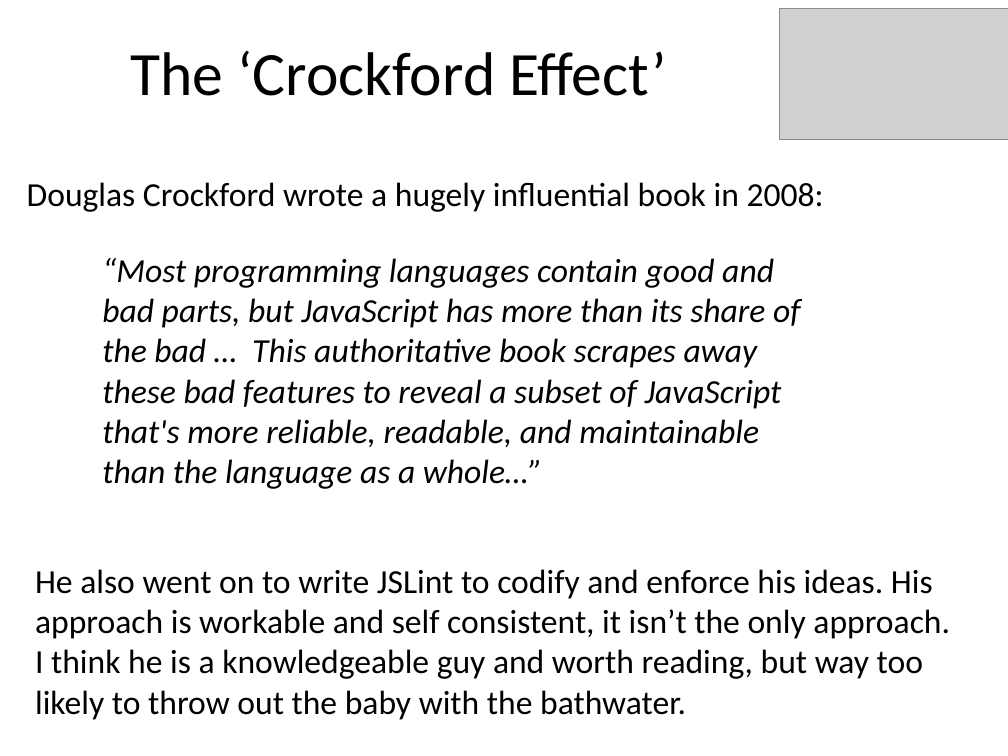
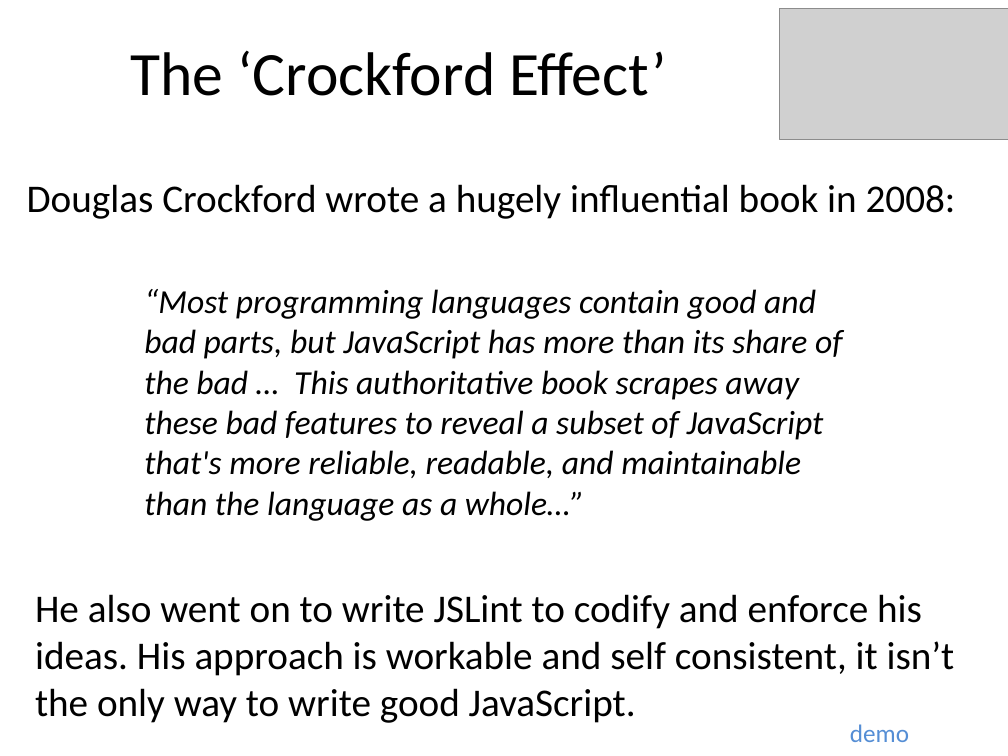
Before and after one commit to benralexander/lv, a slide deck: slide 38 of myD3_latest_c.ppt (slide 31 before the commit). Drawn at 1008x756 pixels with LibreOffice and Linux fonts; fonts in the diff are those of the drawing; grey boxes stand for pictures. Boxes give left, top, right and bottom in pixels: in the first picture for what was removed or moved away, otherwise in the second. Text is boxed around its words. In the diff, an @@ line names an element or a change of style, - is before the commit and + after.

```diff
--- a/myD3_latest_c.ppt
+++ b/myD3_latest_c.ppt
@@ text "Douglas Crockford wrote a hugely ..." at [27, 184, 956, 219]: size 24 to 28 pt @@
@@ text "“Most programming languages contain good ...": place and size @@
-text "“Most programming languages contain good ..." at [102, 258, 800, 489]
+text "“Most programming languages contain good ..." at [144, 289, 842, 521]
@@ text at [35, 594, 955, 723]: text changed; size 24 to 28 pt @@
-He also went on to write JSLint to codify and enforce his ideas. His approach is workable and self consistent, it isn’t the only approach. I think he is a knowledgeable guy and worth reading, but way too likely to throw out the baby with the bathwater.
+He also went on to write JSLint to codify and enforce his ideas. His approach is workable and self consistent, it isn’t the only way to write good JavaScript.
@@ text added at [850, 724, 909, 742], 18 pt, text #558ED5 @@
+demo
```
Also in this commit, not shown: 32 other slides changed, 9 slides added, 3 slides removed, 7 other files.
